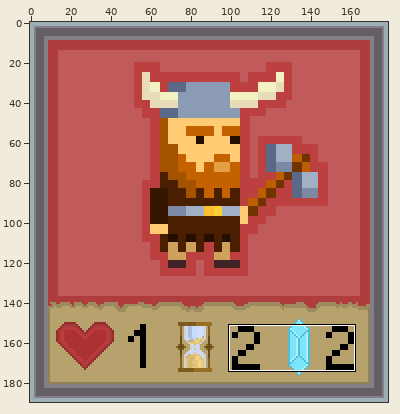
Sprite sheet: PaintlLess/resources/images/menus/SP/vikingoSPS.png. The first picture is a wide view before the edit; the outline marks the close-up.
Close-up. Before:
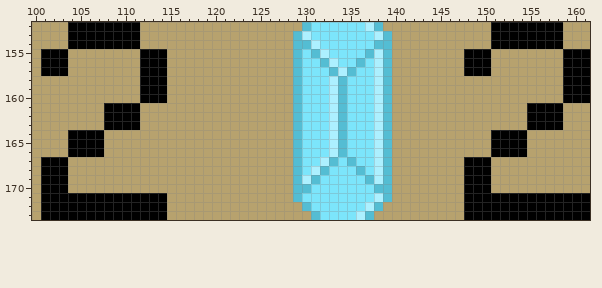
The file is 179x190 pixels. Colours within 5 levels of each other are drawn and written as one. Shown: x 100..161, y 152..173.
The same view after the edit:
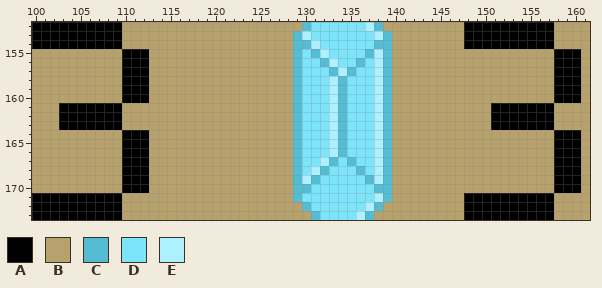
Palette (. is transparent): A #000000  B #b7a26e  C #54bdd3  D #7ce5fb  E #adf0ff
Changes in this commit:
Changed rows in their new state; - is an unchanged pixel.
first column x 100:
152 AAAA------BB------------------------------------AAA-------B---
153 AAAA------BB------------------------------------AAA-------B---
154 AAAA------BB------------------------------------AAA-------B---
155 -BBB------AA-BB---------------------------------BBB-------A--B
156 -BBB------AA-BB---------------------------------BBB-------A--B
157 -BBB------AA-BB---------------------------------BBB-------A--B
158 ----------AA-BB-------------------------------------------A--B
159 ----------AA-BB-------------------------------------------A--B
160 ----------AA-BB-------------------------------------------A--B
161 ---AAAAA--BB---------------------------------------AAAA---B---
162 ---AAAAA--BB---------------------------------------AAAA---B---
163 ---AAAAA--BB---------------------------------------AAAA---B---
164 ----BBBB--AAA--------------------------------------BBBB---AAA-
165 ----BBBB--AAA--------------------------------------BBBB---AAA-
166 ----BBBB--AAA--------------------------------------BBBB---AAA-
167 -BBB------AAA-----------------------------------BBB-------AAA-
168 -BBB------AAA-----------------------------------BBB-------AAA-
169 -BBB------AAA-----------------------------------BBB-------AAA-
170 -BBB------AAA-----------------------------------BBB-------AAA-
171 A---------BBBBB-------------------------------------------BBBB
172 A---------BBBBB-------------------------------------------BBBB
173 A---------BBBBB-------------------------------------------BBBB
